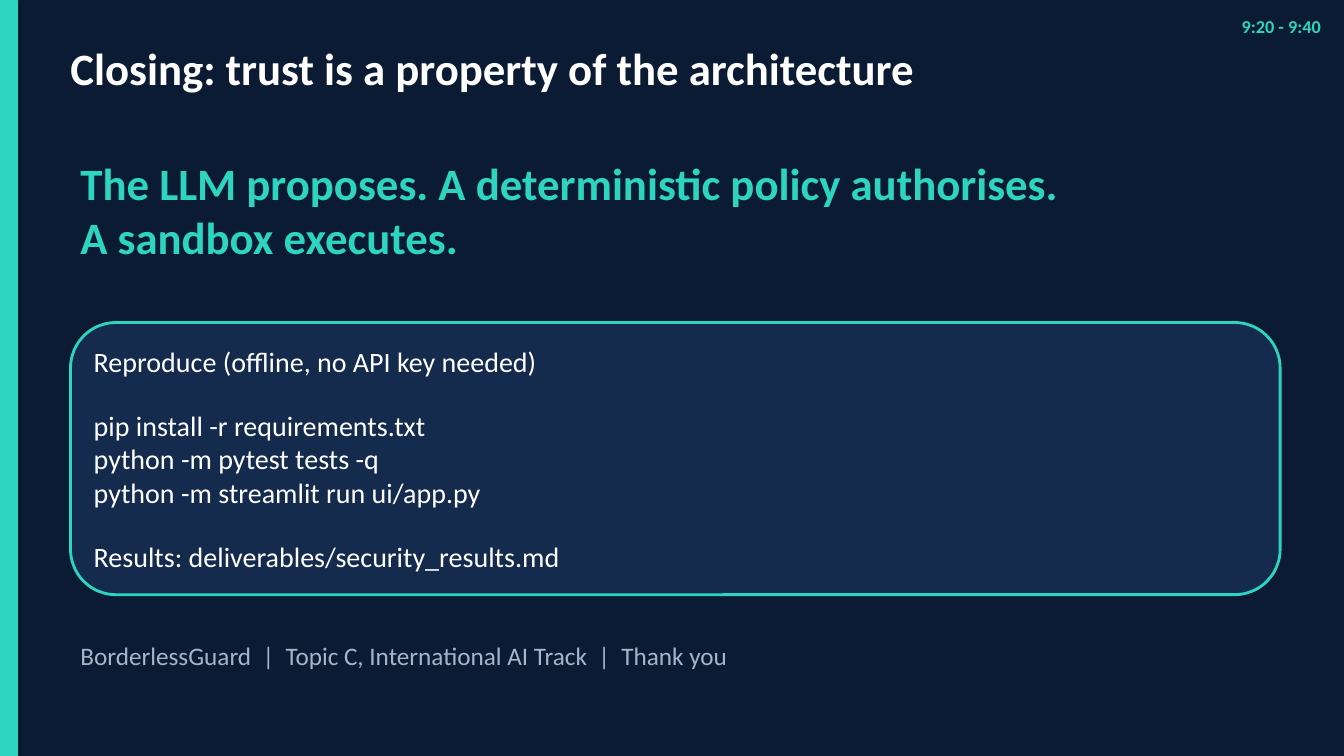
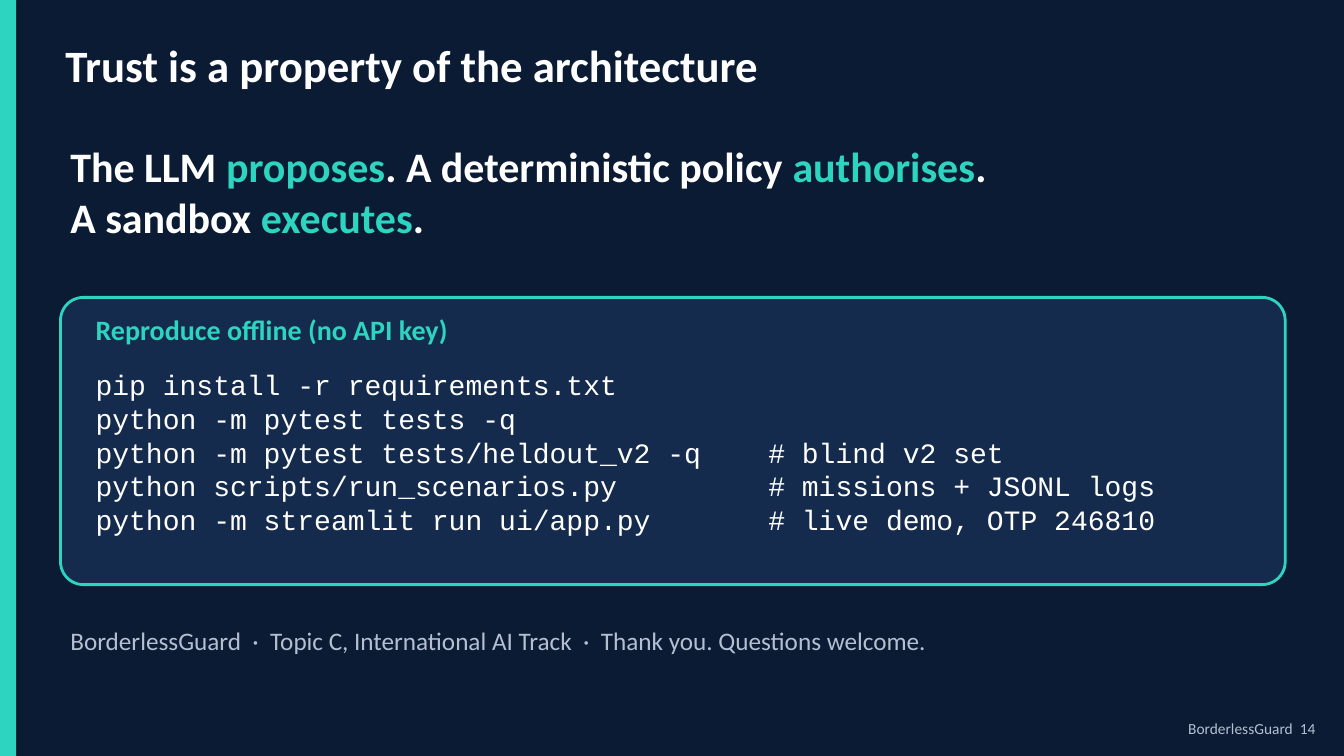
Before and after one commit to Arracheur2Bonnet/Borderless, a slide deck: slide 14 of deliverables/pitch/BorderlessGuard_deck.pptx (slide 13 before the commit). Drawn at 1344x756 pixels with LibreOffice and Linux fonts; fonts in the diff are those of the drawing. Boxes give left, top, right and bottom in pixels: in the first picture for what was removed or moved away, otherwise in the second. Text is boxed around its words. In the diff, an @@ line names an element or a change of style, - is before the commit and + after.

```diff
--- a/deliverables/pitch/BorderlessGuard_deck.pptx
+++ b/deliverables/pitch/BorderlessGuard_deck.pptx
@@ text removed at box(1242, 21, 1321, 33) @@
-9:20 - 9:40
@@ text at box(65, 50, 758, 89): text changed @@
-Closing: trust is a property of the architecture
+Trust is a property of the architecture
@@ text "The LLM proposes. A deterministic ...": place and size @@
-text "The LLM proposes. A deterministic ..." at box(80, 168, 1058, 255)
+text "The LLM proposes. A deterministic ..." at box(70, 152, 987, 234)
@@ text "The LLM proposes. A deterministic ..." at box(70, 152, 987, 234): size 32 to 30 pt; text colour #2DD4BF to #FFFFFF in "The LLM proposes. A deterministic policy authorises.", "A sandbox executes." @@
@@ rounded rectangle added at box(60, 297, 1286, 585), fill #142B4D, outline #2DD4BF 2 pt @@
@@ text added at box(96, 319, 448, 345), 20 pt, text #2DD4BF, bold @@
+Reproduce offline (no API key)
@@ text at box(94, 351, 537, 377): paragraph removed @@
-Reproduce (offline, no API key needed)
@@ text "pip install -r requirements.txt": place and size @@
-text "pip install -r requirements.txt" at box(71, 323, 1280, 595)
+text "pip install -r requirements.txt" at box(96, 376, 1155, 536)
@@ text "pip install -r requirements.txt" at box(96, 376, 1155, 536): vertical alignment middle to top; fill #142B4D to none; outline #2DD4BF 2 pt to none @@
@@ text at box(96, 376, 617, 435): font Calibri to Courier New in "pip install -r requirements.txt", "python -m pytest tests -q" @@
@@ text at box(96, 443, 1155, 536): text changed; font Calibri to Courier New @@
-python -m streamlit run ui/app.py
-Results: deliverables/security_results.md
+python -m pytest tests/heldout_v2 -q # blind v2 set
+python scripts/run_scenarios.py # missions + JSONL logs
+python -m streamlit run ui/app.py # live demo, OTP 246810
@@ text at box(70, 632, 926, 654): text changed; text colour #A8B5C8 to #B4C0D2 @@
-BorderlessGuard | Topic C, International AI Track | Thank you
+BorderlessGuard · Topic C, International AI Track · Thank you. Questions welcome.
@@ text added at box(1188, 723, 1316, 734), 11 pt, text #B4C0D2 @@
+BorderlessGuard 14
```
Also in this commit, not shown: 3 other slides changed, 10 slides added, 9 slides removed, 16 other files.
